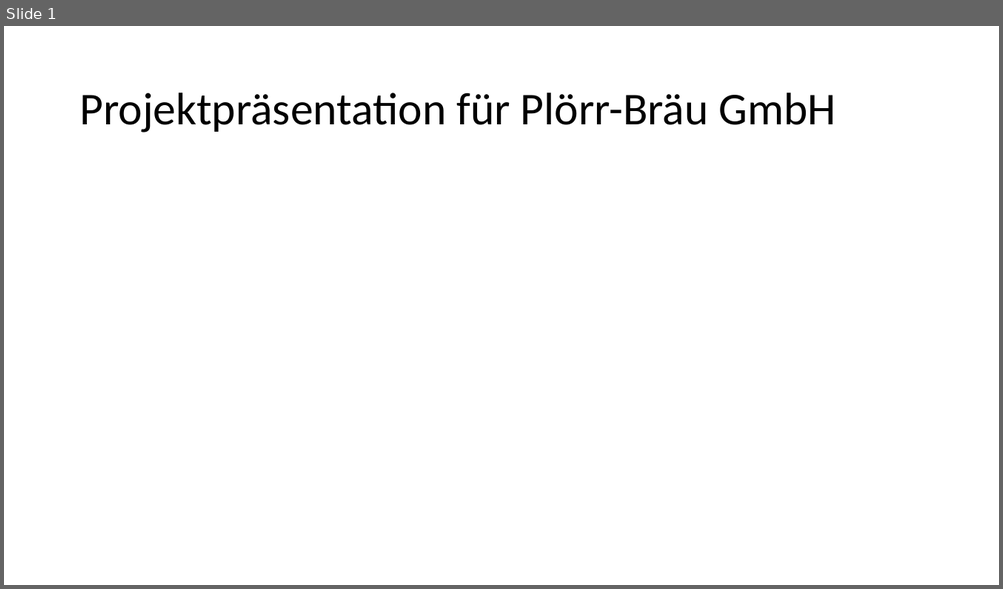
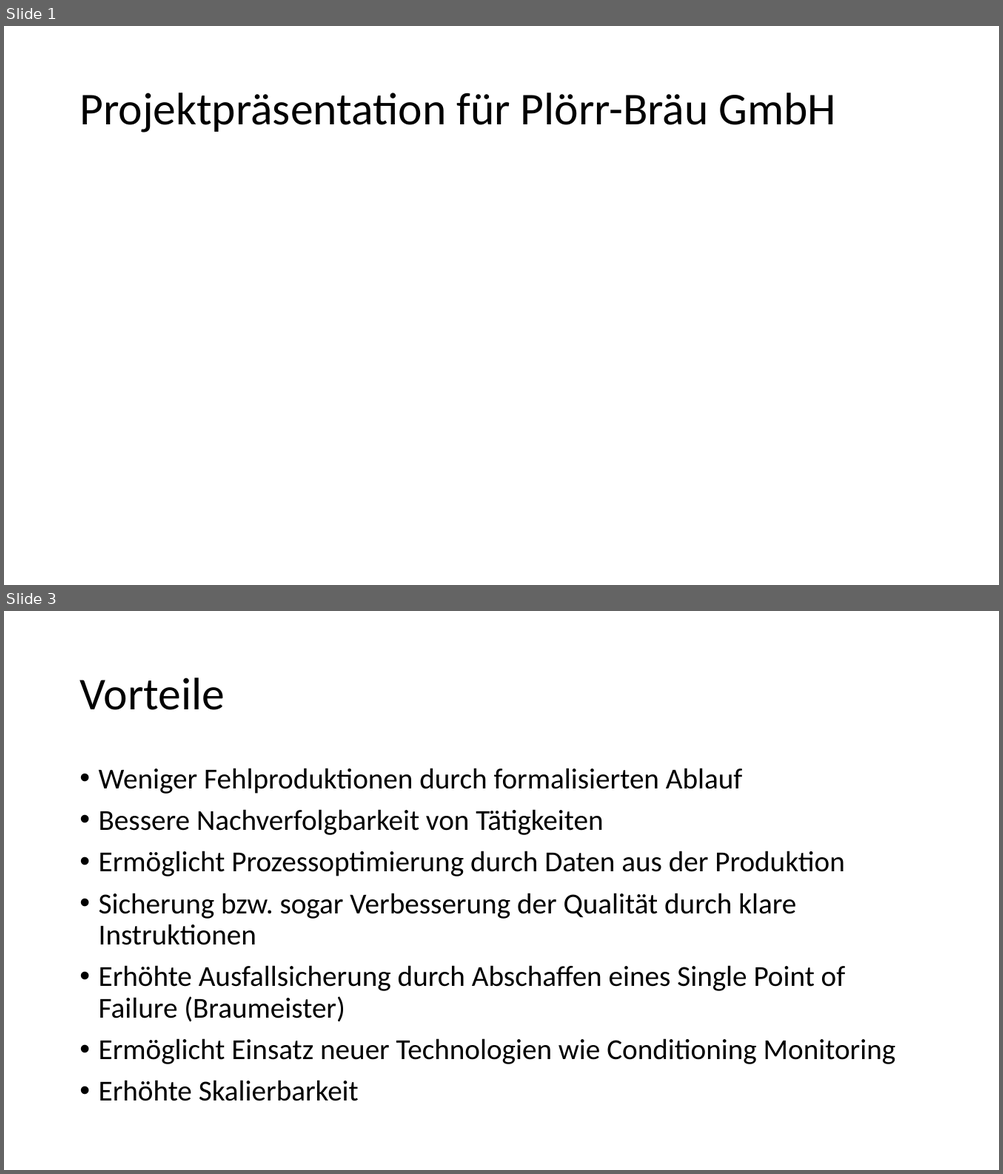
Before and after one commit to albae3333/DigitaleFabrik, a slide deck: Präsentation/Präsentation_Entwurf.pptx. Shown one above the other, each under a label of ours: slide 1 before the commit, slides 1 and 3 after it; the slides between them are not shown. The pictures are 1003x589 and 1003x1174 pixels, drawn with LibreOffice and Linux fonts; fonts in the diff are those of the drawing. Boxes give left, top, right and bottom in pixels: in the first picture for what was removed or moved away, otherwise in the second. Text is boxed around its words. In the diff, an @@ line names an element or a change of style, - is before the commit and + after.

```diff
--- a/Präsentation/Präsentation_Entwurf.pptx
+++ b/Präsentation/Präsentation_Entwurf.pptx
@@ slide 3 added at box(4, 611, 999, 1170), background #FFFFFF @@
@@ title added at box(79, 678, 225, 710), 44 pt, text #000000 @@
+Vorteile
@@ text added at box(99, 768, 896, 1102), 28 pt, text #000000 @@
+• Weniger Fehlproduktionen durch formalisierten Ablauf
+• Bessere Nachverfolgbarkeit von Tätigkeiten
+• Ermöglicht Prozessoptimierung durch Daten aus der Produktion
+• Sicherung bzw. sogar Verbesserung der Qualität durch klare Instruktionen
+• Erhöhte Ausfallsicherung durch Abschaffen eines Single Point of Failure (Braumeister)
+• Ermöglicht Einsatz neuer Technologien wie Conditioning Monitoring
+• Erhöhte Skalierbarkeit
```
Also in this commit, not shown: 1 slide changed, 8 other slides added, 2 slides removed, 3 other files.
